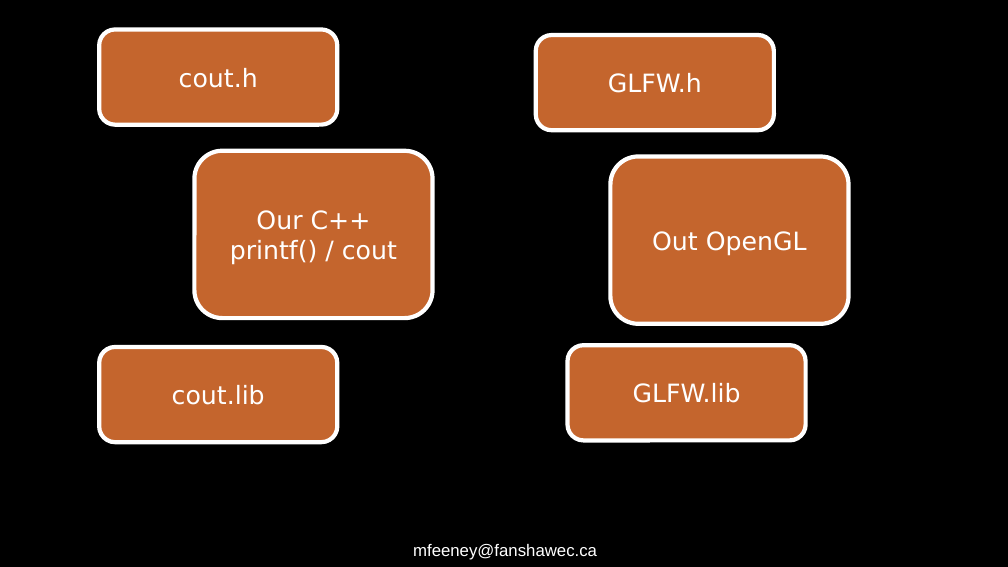
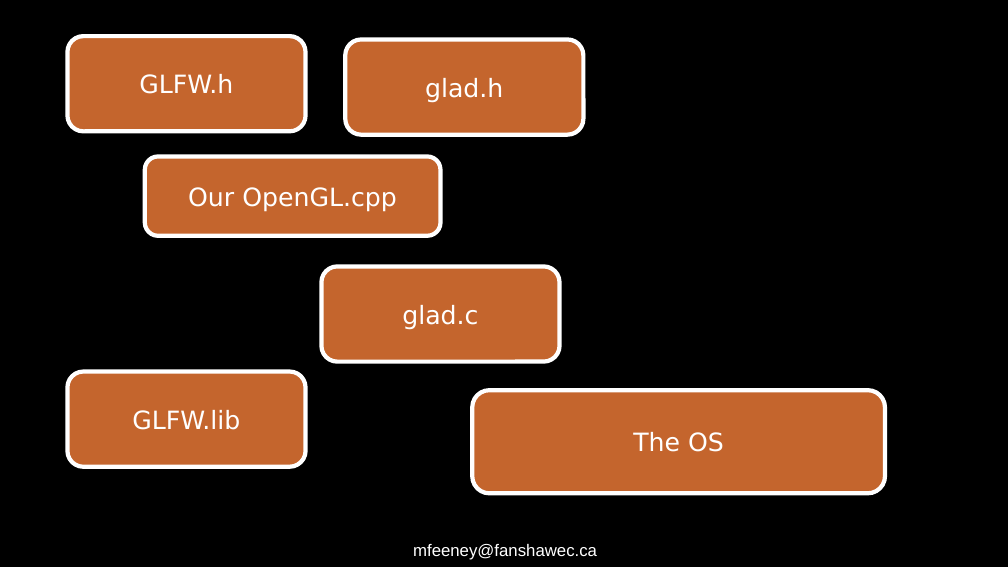
Before and after one commit to FeeneyCodes/INFO3111S24, a slide deck: slide 2 of Lectures/Day_02 (Thursday, May 9th, 2024)/Day_02_On_screen_Notes.pptx (slide 37 before the commit). Drawn at 1008x567 pixels with LibreOffice and Linux fonts; fonts in the diff are those of the drawing. Boxes give left, top, right and bottom in pixels: in the first picture for what was removed or moved away, otherwise in the second. Text is boxed around its words. In the diff, an @@ line names an element or a change of style, - is before the commit and + after.

```diff
--- a/Lectures/Day_02 (Thursday, May 9th, 2024)/Day_02_On_screen_Notes.pptx
+++ b/Lectures/Day_02 (Thursday, May 9th, 2024)/Day_02_On_screen_Notes.pptx
@@ rounded rectangle removed at [99, 29, 337, 124] @@
-cout.h
@@ rounded rectangle "GLFW.h": place and size @@
-rounded rectangle "GLFW.h" at [535, 35, 773, 130]
+rounded rectangle "GLFW.h" at [68, 36, 305, 131]
@@ rounded rectangle added at [346, 39, 584, 134], fill #C4652D, outline #FFFFFF 3 pt, 18 pt, text #FFFFFF @@
+glad.h
@@ rounded rectangle "Our OpenGL.cpp": place and size @@
-rounded rectangle "Our OpenGL.cpp" at [611, 156, 849, 324]
+rounded rectangle "Our OpenGL.cpp" at [145, 156, 440, 236]
@@ rounded rectangle removed at [195, 151, 432, 319] @@
-Our C++
-printf() / cout
@@ text in rounded rectangle at [188, 187, 397, 212]: text changed @@
-Out OpenGL
+Our OpenGL.cpp
@@ rounded rectangle added at [322, 266, 559, 361], fill #C4652D, outline #FFFFFF 3 pt, 18 pt, text #FFFFFF @@
+glad.c
@@ rounded rectangle removed at [99, 347, 337, 442] @@
-cout.lib
@@ rounded rectangle "GLFW.lib": place and size @@
-rounded rectangle "GLFW.lib" at [568, 345, 805, 439]
+rounded rectangle "GLFW.lib" at [68, 372, 305, 467]
@@ rounded rectangle added at [473, 390, 885, 493], fill #C4652D, outline #FFFFFF 3 pt, 18 pt, text #FFFFFF @@
+The OS
```
Also in this commit, not shown: 2 slides added, 36 slides removed, 2 other files.
